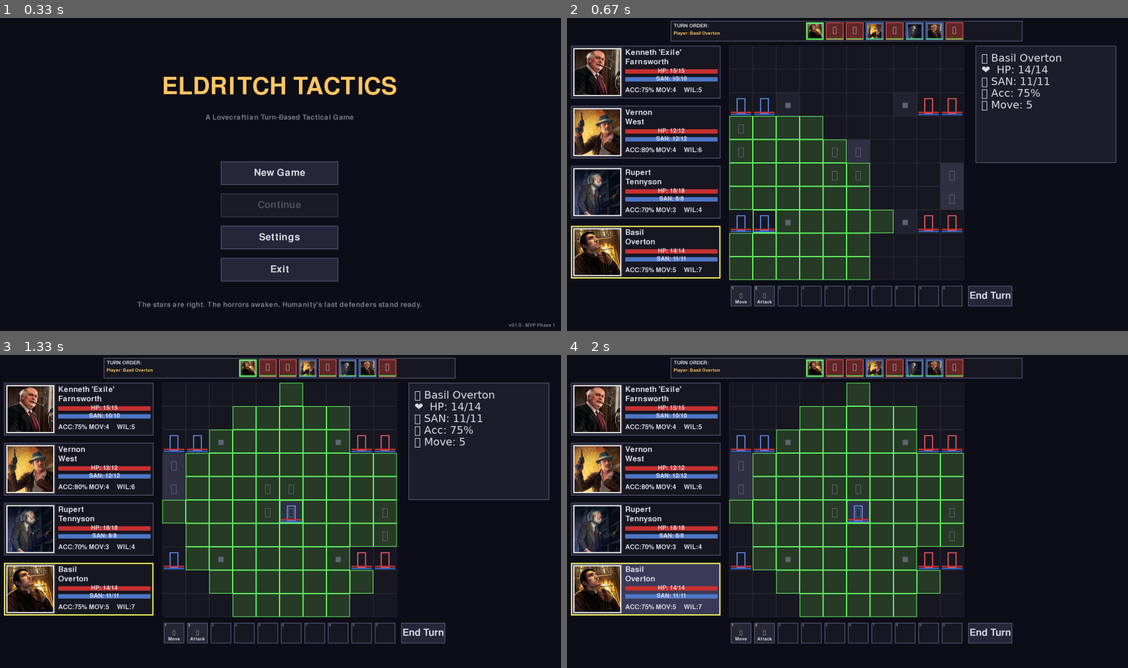
Above: before the commit, frames 1-4 (two rows, left to right).
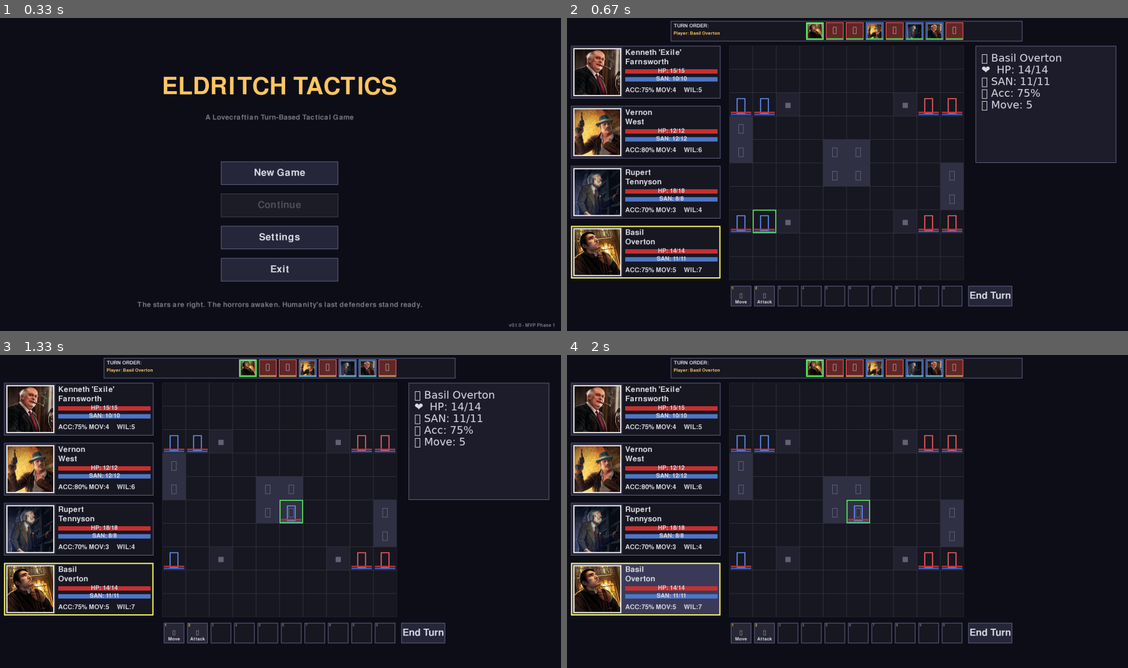
Above: after the commit, the same moments.

Repository: Dombrovo/pygame_tactics_test
Game: pygame game, started from main.py
Two runs of this game, one before a commit and one after it. Both use one fixed random seed, a clock stepped at 60 frames per second and the inputs below.
Inputs (mouse positions are in pixels of both pictures, inside the frame that each line leads up to):
- Up to frame 1 (0.33 s): no input
- Up to frame 2 (0.67 s): click (847, 174) at 0.38 s
- Up to frame 3 (1.33 s): press the mouse at (280, 511) at 0.7 s; move the mouse to (302, 470) at 0.8 s; release the mouse at (330, 430) at 0.93 s; press the mouse at (280, 511) at 1.03 s; move the mouse to (280, 533) at 1.13 s; release the mouse at (280, 552) at 1.27 s
- Up to frame 4 (2 s): click (662, 577) at 1.38 s; tap Space at 1.67 s

Frame 1 is identical in both runs. In frame 2, 12% of the frame differs, in the area x 28-59%, y 31-84%; in frame 3, 21%, in the area x 28-71%, y 8-84%; in frame 4, 21%.

Commit message:
mAKE movement only available on player turns

Diff:
--- a/combat/battle_screen.py
+++ b/combat/battle_screen.py
@@ -82,6 +82,7 @@
         # Movement state
         self.reachable_tiles: Set[Tuple[int, int]] = set()  # Valid movement destinations for current turn unit
         self.show_movement_range = False  # Whether to show movement highlights
+        self.movement_mode_active = False  # Whether Move action is currently selected
 
         # Calculate grid rendering offset (center on screen)
         self.grid_pixel_size = config.GRID_SIZE * config.TILE_SIZE
@@ -207,7 +208,8 @@
             x=action_bar_x,
             y=action_bar_y,
             button_size=70,
-            spacing=10
+            spacing=10,
+            on_action_click=self._on_action_button_click
         )
 
         # ====================================================================
@@ -444,8 +446,8 @@
             # Update action bar (only populates if player unit)
             self._update_action_bar()
 
-            # Update movement range if selecting current turn unit
-            self._update_movement_range()
+            # Clear movement mode when selecting a unit (requires re-activating Move action)
+            self.deactivate_movement_mode()
 
             # Print team indicator for clarity
             team_indicator = "Player" if unit.team == "player" else "Enemy"
@@ -453,9 +455,9 @@
         else:
             # Clicked on empty tile - check if it's a movement command
             if self._try_move_to_tile(grid_x, grid_y):
-                # Movement successful
-                # Update movement range (may have changed after move)
+                # Movement successful - update range and deactivate mode
                 self._update_movement_range()
+                self.deactivate_movement_mode()
 
     def _try_move_to_tile(self, target_x: int, target_y: int) -> bool:
         """
@@ -521,35 +523,25 @@
 
     def _update_movement_range(self):
         """
-        Update the set of reachable tiles for the current turn unit.
+        Calculate the set of reachable tiles for the current turn unit.
+
+        Does NOT automatically show highlights - use activate_movement_mode() for that.
 
         Called when:
         - Turn advances to new unit
         - Current turn unit moves (range may change)
-        - Unit selection changes (to show/hide range)
         """
         # Clear existing range
         self.reachable_tiles.clear()
-        self.show_movement_range = False
-
-        # Only show movement range if:
-        # 1. It's a player unit's turn
-        # 2. Unit can still move
-        # 3. Unit is the selected unit (for clarity)
-
+
+        # Only calculate for player units that can move
         if not self.current_turn_unit:
             return
 
-        # Only show for player units
         if self.current_turn_unit.team != "player":
             return
 
-        # Only show if unit can move
         if not self.current_turn_unit.can_move():
-            return
-
-        # Only show if this unit is selected
-        if self.selected_unit != self.current_turn_unit:
             return
 
         # Get unit's current position
@@ -558,16 +550,69 @@
 
         x, y = self.current_turn_unit.position
 
-        # Calculate reachable tiles
+        # Calculate reachable tiles (but don't show them yet)
         self.reachable_tiles = get_reachable_tiles(
             self.grid, x, y,
             self.current_turn_unit.movement_range
         )
 
-        # Show movement range highlights
+    def activate_movement_mode(self):
+        """
+        Activate movement mode - shows green tile highlights for valid moves.
+
+        Called when player clicks the Move action button.
+        """
+        # Can only activate if current turn unit can move
+        if not self.current_turn_unit:
+            return
+
+        if self.current_turn_unit.team != "player":
+            return
+
+        if not self.current_turn_unit.can_move():
+            print(f"{self.current_turn_unit.name} cannot move this turn")
+            return
+
+        # Ensure movement range is calculated
+        if not self.reachable_tiles:
+            self._update_movement_range()
+
+        # Activate movement mode
+        self.movement_mode_active = True
         self.show_movement_range = True
 
-        print(f"Movement range: {len(self.reachable_tiles)} tiles reachable")
+        print(f"Movement mode activated - {len(self.reachable_tiles)} tiles reachable")
+
+    def deactivate_movement_mode(self):
+        """
+        Deactivate movement mode - hides green tile highlights.
+
+        Called when:
+        - Movement is completed
+        - Turn ends
+        - Player cancels movement
+        """
+        self.movement_mode_active = False
+        self.show_movement_range = False
+
+    def _on_action_button_click(self, slot_index: int):
+        """
+        Handle action button clicks from the action bar.
+
+        Args:
+            slot_index: Which action slot was clicked (0-9)
+        """
+        # Slot 0 = Move action
+        if slot_index == 0:
+            self.activate_movement_mode()
+
+        # Slot 1 = Attack action
+        elif slot_index == 1:
+            print("Attack action clicked (not yet implemented)")
+
+        # Slots 2-9 = Future abilities
+        else:
+            print(f"Action slot {slot_index} clicked (not yet implemented)")
 
     def _on_investigator_tile_click(self, investigator: Investigator):
         """
@@ -799,6 +844,7 @@
         self._update_tile_selection()
         self._update_action_bar()
         self._update_movement_range()  # Calculate movement range for new turn
+        self.deactivate_movement_mode()  # Clear any active movement mode from previous turn
 
         # Update turn order tracker with new current turn index
         self.turn_order_tracker.update_turn_order(self.turn_order, self.current_turn_index)
--- a/ui/ui_elements.py
+++ b/ui/ui_elements.py
@@ -1350,7 +1350,7 @@
     showing available actions and their states.
     """
 
-    def __init__(self, x: int, y: int, button_size: int = 70, spacing: int = 10):
+    def __init__(self, x: int, y: int, button_size: int = 70, spacing: int = 10, on_action_click=None):
         """
         Initialize the action bar.
 
@@ -1358,11 +1358,13 @@
             x, y: Top-left position of the action bar
             button_size: Size of each action button (square)
             spacing: Space between buttons
+            on_action_click: Callback function(slot_index) when action is clicked
         """
         self.x = x
         self.y = y
         self.button_size = button_size
         self.spacing = spacing
+        self.on_action_click_callback = on_action_click
 
         # Create 10 action button slots
         self.action_buttons: List[ActionButton] = []
@@ -1433,8 +1435,10 @@
             slot_index: Index of the clicked button (0-9)
         """
         print(f"Action slot {slot_index} clicked")
-        # TODO: Execute the corresponding action
-        # This will trigger movement/attack/ability logic
+
+        # Call the callback if one was provided
+        if self.on_action_click_callback:
+            self.on_action_click_callback(slot_index)
 
     def update(self, mouse_pos: Tuple[int, int]) -> None:
         """Update hover states for all action buttons."""
Not shown, changed: Claude.md
Not shown, changed: docs/03_ui_components.md
Not shown, changed: docs/04_data_flow.md
Not shown, changed: docs/05_grid_and_battle_system.md
